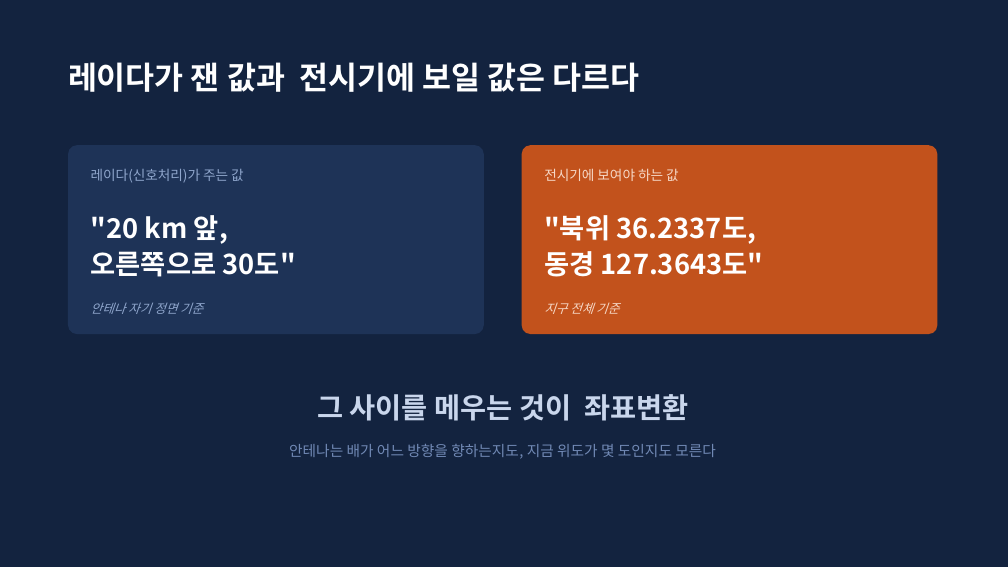
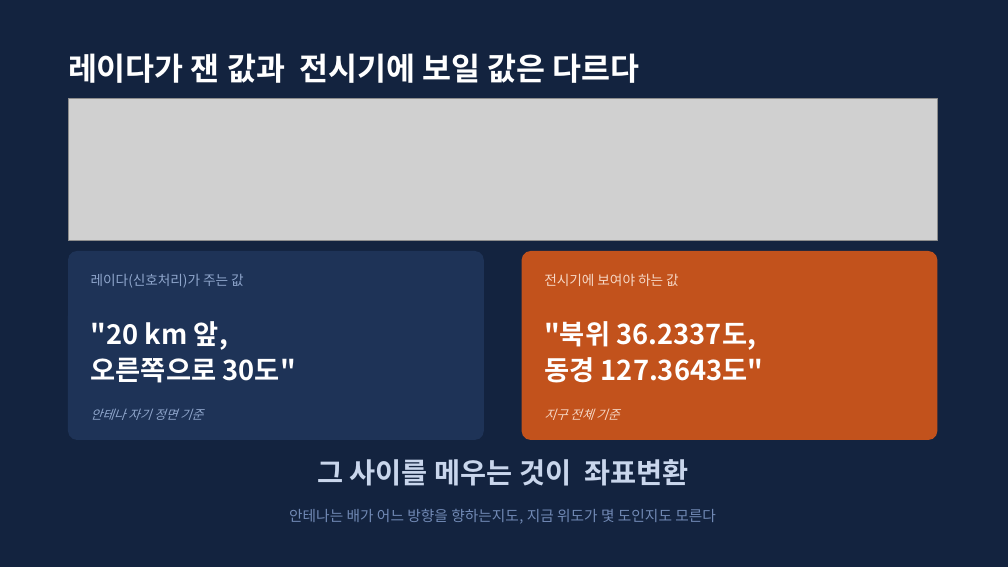
Before and after one commit to harley-hwan/IpcProc, a slide deck: slide 2 of Part2_CoordFrames/ref/산출물/Chapter2_coordinate_systems.pptx. Drawn at 1008x567 pixels with LibreOffice and Linux fonts; fonts in the diff are those of the drawing; grey boxes stand for pictures. Boxes give left, top, right and bottom in pixels: in the first picture for what was removed or moved away, otherwise in the second. Text is boxed around its words. In the diff, an @@ line names an element or a change of style, - is before the commit and + after.

Commit message:
docs(part2): 2장에 레이다 화면·전시기 지도 그림 추가, 7·10장 그림과 문구 정리
- 2장: 같은 표적이 부채꼴 화면 위 한 점과 위경도 격자 위 한 점으로 찍히는 것을 그림으로 추가

- 7장: 제목을 '회전 - 표적이 아니라 축이 돌아간다' 로 바꾸고 '자(ruler)' 비유 제거

- 10장: (a) 갑판을 내려다본 그림 / (b) 배 뒤에서 본 그림으로 다시 그림

- 그림 생성기 tools/make_figures.py 추가, 슬라이드 PDF 2·7·10쪽과 대본합본 PDF 갱신

```diff
--- a/Part2_CoordFrames/ref/산출물/Chapter2_coordinate_systems.pptx
+++ b/Part2_CoordFrames/ref/산출물/Chapter2_coordinate_systems.pptx
@@ text "레이다가 잰 값과 전시기에 보일 ...": place and size @@
-text "레이다가 잰 값과 전시기에 보일 ..." at [68, 62, 639, 92]
+text "레이다가 잰 값과 전시기에 보일 ..." at [68, 53, 639, 83]
@@ picture added at [68, 98, 938, 240] @@
@@ 6 texts, 2 rounded rectangles: place and size @@
-6 texts, 2 rounded rectangles at [68, 145, 938, 334]
+6 texts, 2 rounded rectangles at [68, 251, 938, 440]
@@ text "그 사이를 메우는 것이 좌표변환": place and size @@
-text "그 사이를 메우는 것이 좌표변환" at [317, 394, 688, 421]
+text "그 사이를 메우는 것이 좌표변환" at [317, 459, 688, 486]
@@ text "안테나는 배가 어느 방향을 향하는지도, ...": place and size @@
-text "안테나는 배가 어느 방향을 향하는지도, ..." at [289, 444, 716, 459]
+text "안테나는 배가 어느 방향을 향하는지도, ..." at [289, 509, 716, 524]
```
Also in this commit, not shown: 5 other files.
